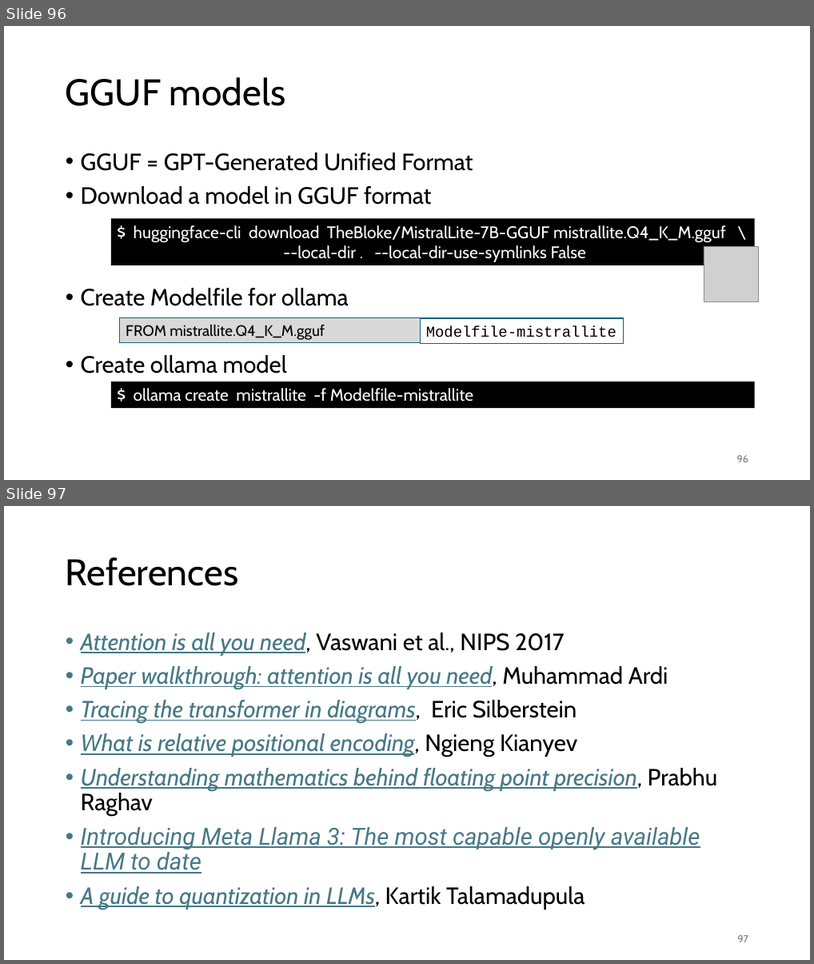
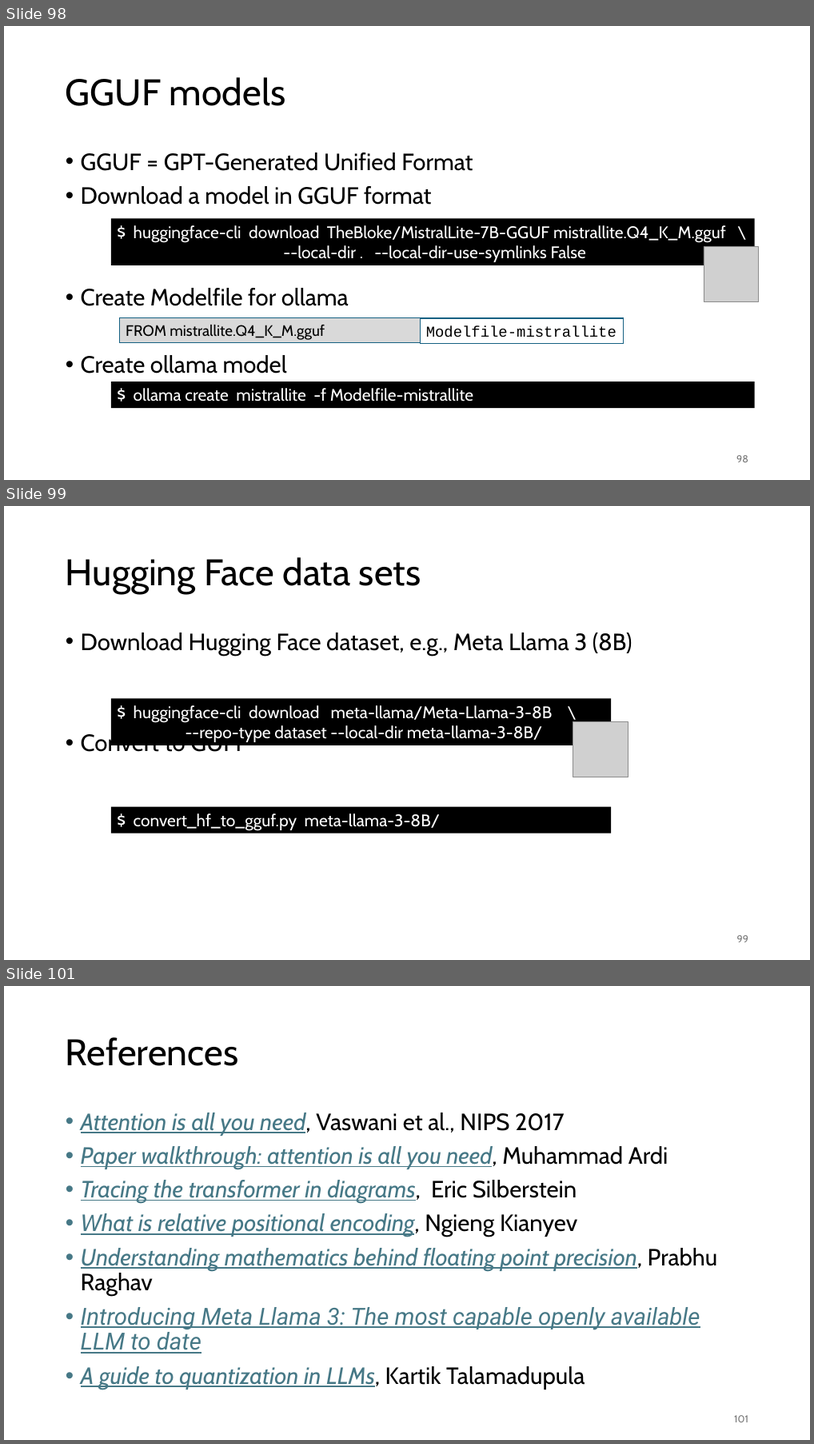
Before and after one commit to gjbex/Deploying-LLMs-locally, a slide deck: local_LLMs.pptx. Shown one above the other, each under a label of ours: slides 96 and 97 before the commit, slides 98, 99 and 101 after it; the slides between them are not shown. The pictures are 814x964 and 814x1444 pixels, drawn with LibreOffice and Linux fonts; fonts in the diff are those of the drawing; grey boxes stand for pictures. Boxes give left, top, right and bottom in pixels: in the first picture for what was removed or moved away, otherwise in the second. Text is boxed around its words. In the diff, an @@ line names an element or a change of style, - is before the commit and + after.

```diff
--- a/local_LLMs.pptx
+++ b/local_LLMs.pptx
@@ slide 99 added at <box>4,506,810,960</box>, background #FFFFFF @@
@@ title added at <box>66,557,421,594</box>, 44 pt, text #000000 @@
+Hugging Face data sets
@@ text added at <box>81,632,632,757</box>, 28 pt, text #000000 @@
+• Download Hugging Face dataset, e.g., Meta Llama 3 (8B)
+• Convert to GUFF
@@ rectangle added at <box>111,698,611,745</box>, fill #000000, 20 pt, text #FFFFFF @@
+$ huggingface-cli download meta-llama/Meta-Llama-3-8B \
+--repo-type dataset --local-dir meta-llama-3-8B/
@@ picture added at <box>574,722,629,777</box> @@
@@ rectangle added at <box>111,807,611,833</box>, fill #000000, 20 pt, text #FFFFFF @@
+$ convert_hf_to_gguf.py meta-llama-3-8B/
@@ page number added at <box>738,935,749,942</box>, 12 pt, text #797979 @@
+99
@@ what was slide 96 is now slide 98 @@
@@ page number at <box>737,455,749,462</box>: text changed @@
-96
+98
@@ what was slide 97 is now slide 101 @@
@@ page number at <box>734,1415,749,1422</box>: text changed @@
-97
+101
```
Also in this commit, not shown: 3 other slides added.
